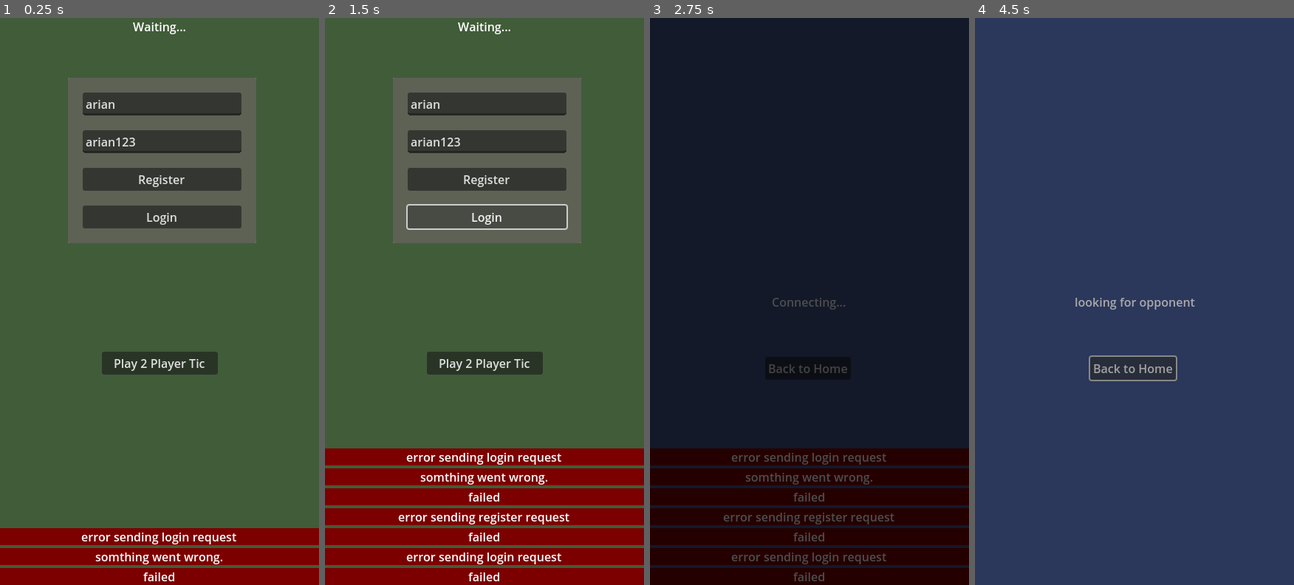
Above: before the commit, frames 1-4 (left to right).
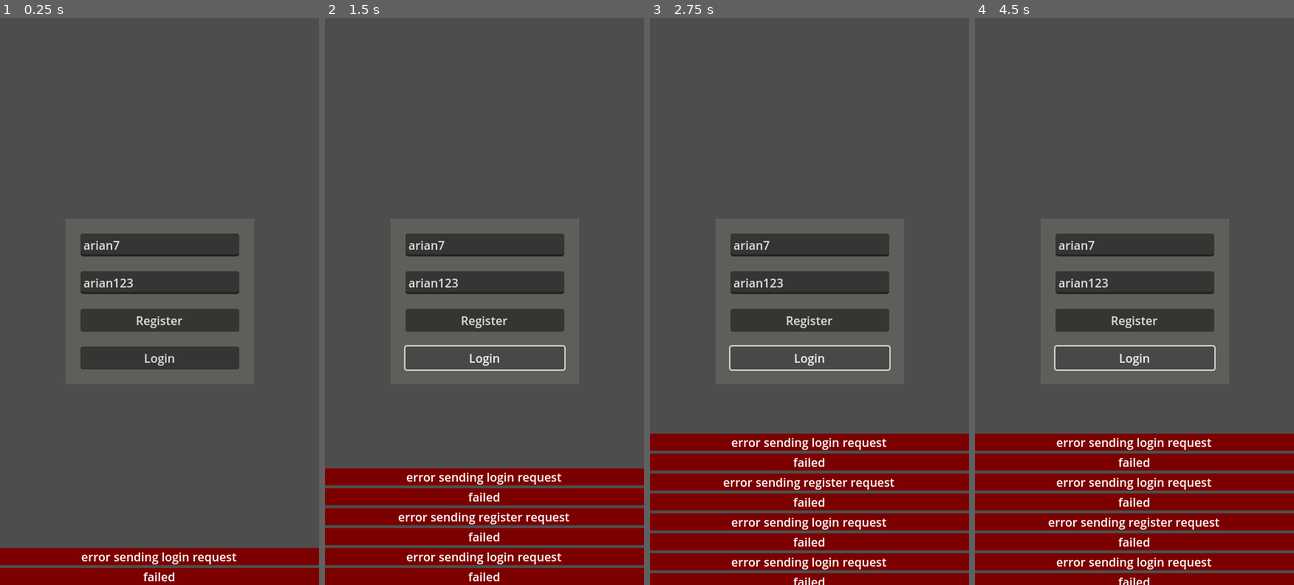
Above: after the commit, the same moments.

Repository: arian-nj/oldtix
Game: Godot game, scene res://Scenes/SceneManager/SceneManager.tscn
Two runs of this game, one before a commit and one after it. Both use one fixed random seed, a clock stepped at 60 frames per second and the inputs below.
Inputs (mouse positions are in pixels of both pictures, inside the frame that each line leads up to):
- Up to frame 1 (0.25 s): no input
- Up to frame 2 (1.5 s): click "Register" at 0.5 s; click "Login" at 1.25 s
- Up to frame 3 (2.75 s): click (809, 363) at 2 s, where only the run before the commit has a clickable "Play 2 Player Tic"
- Up to frame 4 (4.5 s): click (1134, 363) at 2.75 s, where only the run before the commit has a clickable "Play 2 Player Tic"; click (1134, 318) at 3.5 s, where only the run after the commit has a clickable "Register"; click (1134, 358) at 4.25 s, where only the run after the commit has a clickable "Login"

The runs differ from the first frame. In frame 1, 26% of the frame differs, in the area x 0-100%, y 0-97%; in frame 2, 25%; in frame 3, 99%; in frame 4, 100%, in the area x 0-100%, y 0-100%.

Commit message:
ws shutdown && me Account

Diff:
--- /dev/null
+++ b/game/Netw/KAccount.gd
@@ -0,0 +1,79 @@
+class_name KAccountClass extends Node
+
+# Global value
+@onready var MyAccount:Account
+@onready var Auth_Token:String = ""
+
+## Signals
+signal LoggedIn
+signal GotMe
+
+## Consts
+const RegisterUrl:String = Katana.HttpBaseUrl + "/user/register"
+const TokenUrl:String = Katana.HttpBaseUrl + "/user/token"
+
+const MeUrl:String = Katana.HttpBaseUrl + "/user/me"
+
+
+class Account:
+	var id:int
+	var username:String
+	var display_name:String
+	var bio:String
+	var coin:int
+
+func _ready() -> void:
+	await LoggedIn
+	await RefetchME()
+	GotMe.emit()
+
+# token
+func set_token(token:String)->void:
+	Auth_Token = token
+	LoggedIn.emit()
+
+# header
+func AddAuthHeader(headers:PackedStringArray = [])->PackedStringArray:
+	headers.append("Authorization: Bearer "+Auth_Token)
+	return headers
+
+func RefetchME()->Account:
+	var me:Account = await _get_me()
+	if me == null:
+		print_debug("can't get user data")
+		return
+	MyAccount = me
+	return MyAccount
+
+func _get_me()->Account:
+	var http_req_node:HTTPRequest = HTTPRequest.new()
+	Katana.add_child(http_req_node)
+
+	var err :int = http_req_node.request(MeUrl,AddAuthHeader(),HTTPClient.METHOD_GET)
+	if err != OK:
+		print_debug("here1")
+		return null
+	var response:Variant = await http_req_node.request_completed
+	http_req_node.queue_free()
+
+	var result:int = response[0]
+	if result != OK:
+		print_debug(result)
+
+	var response_code:int = response[1]
+	if response_code != HTTPClient.RESPONSE_OK:
+		print_debug(response_code)
+		print_debug("here2")
+		return null
+
+	# var _headers = response[2] # <-- not used
+
+	var body_byte:PackedByteArray = response[3]
+	var body_content:Variant = JSON.parse_string(body_byte.get_string_from_utf8())
+
+	var me :Account = Account.new()
+	me.username = body_content["username"]
+	me.display_name = body_content["display_name"]
+	me.bio = body_content["bio"]
+	me.coin = body_content["coin"]
+	return me
--- /dev/null
+++ b/game/Netw/KEvent.gd
@@ -0,0 +1,33 @@
+class_name KEvent extends Node
+
+# Event class for encapsulating event data
+class Event:
+	var type: String
+	var data: String
+
+	func to_json() -> String:
+		return JSON.stringify({
+			"type": type,
+			"data": data
+		})
+
+	func from_json(json_string: String) -> bool:
+		var data_dict:Variant = JSON.parse_string(json_string)
+		if data_dict == null:
+			return false
+
+		if "type" not in data_dict and "data" not in data_dict:
+			return false
+
+		type = data_dict["type"]
+		data = data_dict["data"]
+
+		return true
+
+
+const TYPE_CHAT:String = "chat"
+const TYPE_STATUS:String = "status"
+const TYPE_MAKE_MATCH:String = "make_match"
+const TYPE_MATCH_FOUND:String = "match_found"
+
+const MESSAGE_CONNECTED:String = "connected"
--- a/game/Netw/Katana.gd
+++ b/game/Netw/Katana.gd
@@ -1,22 +1,10 @@
 extends Node
 
-var IPAddr:String = "192.168.121.205"
-var PortAddr:String = "4444"
-var BaseUrl:String = IPAddr+":"+PortAddr
-var HttpBaseUrl:String = "http://"+BaseUrl
-var WsBaseUrl:String = "ws://"+BaseUrl
 
-var StatusUrl:String = HttpBaseUrl + "/status"
+const IPAddr:String = "192.168.6.205"
+const PortAddr:String = "4444"
+const BaseUrl:String = IPAddr
+const HttpBaseUrl:String = "http://"+BaseUrl +":4444"
+const WsBaseUrl:String = "ws://"+BaseUrl +":4445"
 
-var RegisterUrl:String = HttpBaseUrl + "/user/register"
-var TokenUrl:String = HttpBaseUrl + "/user/token"
-
-var Auth_Token:String = ""
-
-func AddAuthHeader(headers:PackedStringArray)->PackedStringArray:
-	headers.append("Authorization: Bearer "+Auth_Token)
-	return headers
-
-func set_token(token:String)->void:
-	Auth_Token = token
-# func _on_status_request_completed(_result: int, _response_code: int, _headers: PackedStringArray, _body: PackedByteArray)->void:
+const StatusUrl:String = HttpBaseUrl + "/status"
--- a/game/Netw/KatanaSocket.gd
+++ b/game/Netw/KatanaSocket.gd
@@ -1,37 +1,16 @@
 class_name KatanaSocket extends Node
 
-signal new_event(e:Event)
+signal new_event(e:KEvent.Event)
+# func _on_new_event(e:KEvent.Event)->void:
+# 	pass
 
 # WebSocket instance
 var socket:WebSocketPeer = WebSocketPeer.new()
 
-# Event class for encapsulating event data
-class Event:
-	var type: String
-	var data: String
-
-	func to_json() -> String:
-		return JSON.stringify({
-			"type": type,
-			"data": data
-		})
-
-	func from_json(json_string: String) -> bool:
-		var data_dict:Variant = JSON.parse_string(json_string)
-		if data_dict == null:
-			return false
-
-		if "type" not in data_dict and "data" not in data_dict:
-			return false
-
-		type = data_dict["type"]
-		data = data_dict["data"]
-
-		return true
 
 # Sends an event through the WebSocket
 func send_event(event_type: String, event_data: String) -> void:
-	var event:Event = Event.new()
+	var event:KEvent.Event = KEvent.Event.new()
 	event.type = event_type
 	event.data = event_data
 	socket.send_text(event.to_json())
@@ -39,22 +18,22 @@
 # Initializes the WebSocket connection
 func _ready() -> void:
 	print("Starting connection...")
-	var ws_url:String = Katana.WsBaseUrl + "/ws?auth_token=" + Katana.Auth_Token
+	var ws_url:String = Katana.WsBaseUrl + "/ws?auth_token=" + KAccount.Auth_Token
 	var err:int = socket.connect_to_url(ws_url)
 	if err != OK:
 		print("Unable to connect")
 		set_process(false)
 
 
-
+var state:int
 # Processes incoming WebSocket data
 func _process(_delta: float) -> void:
 	socket.poll()
 
-	match socket.get_ready_state():
+	state = socket.get_ready_state()
+	match state:
 		WebSocketPeer.STATE_OPEN:
-			pass
-			# _handle_open_state()
+			_handle_open_state()
 
 		WebSocketPeer.STATE_CLOSING:
 			print("WebSocket is closing...")
@@ -66,15 +45,14 @@
 func _handle_open_state() -> void:
 	while socket.get_available_packet_count() > 0:
 		var message:String = socket.get_packet().get_string_from_utf8()
-		print("Received data: ", message)
-		var event:Event = Event.new()
+		var event:KEvent.Event = KEvent.Event.new()
 		if not event.from_json(message):
 			print("Failed to parse message: ", message)
 		else:
 			_handle_event(event)
 
 # Handles incoming events (to be extended)
-func _handle_event(event: Event) -> void:
+func _handle_event(event: KEvent.Event) -> void:
 	print("Event received: ", event.type, " - ", event.data)
 	new_event.emit(event)
 
@@ -83,4 +61,14 @@
 	var code:int = socket.get_close_code()
 	var reason:String = socket.get_close_reason()
 	print("WebSocket closed with code: %d, reason: %s" % [code, reason])
+	ErrorBoard.new_error("WebSocket closed with code: %d, reason: %s" % [code, reason],ErrorClass.ErrorLevel)
 	set_process(false)
+	var node_parent:Node = get_parent()
+	if node_parent is SceneLevel:
+		var scene_parent:SceneLevel = node_parent
+		await  get_tree().create_timer(1).timeout
+		scene_parent.manager_change_scene.emit(SceneManger.Levels.MainMenu)
+
+func _notification(what: int) -> void:
+	if what == NOTIFICATION_APPLICATION_FOCUS_OUT:
+		print("out")
--- a/game/Scenes/GameTic2/States/ConnectingState.gd
+++ b/game/Scenes/GameTic2/States/ConnectingState.gd
@@ -7,6 +7,7 @@
 func Enter()->void:
 	status_label.text = "Connecting..."
 	var state:int = ws.socket.get_ready_state()
-	if state != WebSocketPeer.STATE_OPEN:
+	while state != WebSocketPeer.STATE_OPEN:
 		await get_tree().create_timer(.2).timeout
+		state = ws.socket.get_ready_state()
 	Transition.emit(self,"match_making")
--- a/game/Scenes/GameTic2/States/MatchMaking.gd
+++ b/game/Scenes/GameTic2/States/MatchMaking.gd
@@ -6,3 +6,9 @@
 
 func Enter()->void:
 	status_label.text = "looking for opponent"
+	ws.send_event(KEvent.TYPE_MAKE_MATCH,"me")
+	ws.new_event.connect(_on_new_event)
+
+func _on_new_event(e:KEvent.Event)->void:
+	if e.type == KEvent.TYPE_MATCH_FOUND:
+		status_label.text = "match Found"
--- /dev/null
+++ b/game/Scenes/Loading/loading.tscn
@@ -0,0 +1,9 @@
+[gd_scene load_steps=3 format=3 uid="uid://diswtcr1glloo"]
+
+[ext_resource type="Script" path="res://Scenes/Loading/loading_canvas.gd" id="1_f2nl5"]
+[ext_resource type="PackedScene" uid="uid://ce0yc13k6n5f0" path="res://Scenes/LoginPanel/LoginPanel.tscn" id="2_cb7xp"]
+
+[node name="Loading" type="CanvasLayer"]
+script = ExtResource("1_f2nl5")
+
+[node name="LoginPanel" parent="." instance=ExtResource("2_cb7xp")]
--- /dev/null
+++ b/game/Scenes/Loading/loading_canvas.gd
@@ -0,0 +1,6 @@
+extends SceneLevel
+
+func OnLoaded()->void:
+	await KAccount.LoggedIn
+	await KAccount.GotMe
+	manager_change_scene.emit(SceneManger.Levels.MainMenu)
--- a/game/Scenes/LoginPanel/login_panel.gd
+++ b/game/Scenes/LoginPanel/login_panel.gd
@@ -4,6 +4,8 @@
 @export var passwordField:LineEdit
 
 func _ready()->void:
+	var r:int = randi()%10
+	usernameField.text += str(r)
 	_on_login_button_pressed()
 
 func _on_register_button_pressed() -> void:
@@ -20,7 +22,7 @@
 	add_child(http_req)
 	http_req.request_completed.connect(_on_register_request_completed)
 
-	var err:int = http_req.request(Katana.RegisterUrl,[],HTTPClient.METHOD_POST,json_data_strin)
+	var err:int = http_req.request(KAccount.RegisterUrl,[],HTTPClient.METHOD_POST,json_data_strin)
 	if err != OK:
 		print_debug(err)
 		ErrorBoard.new_error("error sending register request",ErrorClass.ErrorLevel)
@@ -56,7 +58,7 @@
 	add_child(http_req)
 	http_req.request_completed.connect(_on_token_request_completed)
 
-	var err:int = http_req.request(Katana.TokenUrl,[],HTTPClient.METHOD_POST,json_data_strin)
+	var err:int = http_req.request(KAccount.TokenUrl,[],HTTPClient.METHOD_POST,json_data_strin)
 	if err != OK:
 		print_debug(err)
 		ErrorBoard.new_error("error sending login request",ErrorClass.ErrorLevel)
@@ -71,7 +73,7 @@
 		ErrorBoard.new_error("You're In",ErrorClass.SuccessLevel)
 		var tokenBodyJson :Variant = JSON.parse_string(body.get_string_from_utf8())
 		var new_token:String = tokenBodyJson["AuthenticationToken"]
-		Katana.set_token(new_token)
+		KAccount.set_token(new_token)
 		self.visible = false
 
 	elif response_code == HTTPClient.RESPONSE_UNPROCESSABLE_ENTITY:
--- a/game/Scenes/MainMenu/MainMenu.tscn
+++ b/game/Scenes/MainMenu/MainMenu.tscn
@@ -2,7 +2,7 @@
 
 [ext_resource type="Script" path="res://Scenes/MainMenu/main_menu_canvas.gd" id="1_c7oo3"]
 [ext_resource type="Script" path="res://Scenes/MainMenu/main_menu.gd" id="1_cdkru"]
-[ext_resource type="PackedScene" uid="uid://ce0yc13k6n5f0" path="res://Scenes/LoginPanel/LoginPanel.tscn" id="3_sg7ab"]
+[ext_resource type="Script" path="res://Scenes/MainMenu/UserData/user_data.gd" id="4_1k8vq"]
 
 [node name="MainMenu" type="CanvasLayer"]
 script = ExtResource("1_c7oo3")
@@ -50,10 +50,36 @@
 grow_vertical = 2
 text = "Play 2 Player Tic"
 
-[node name="LoginPanel" parent="." instance=ExtResource("3_sg7ab")]
-offset_left = -124.0
-offset_top = -278.0
-offset_right = 131.0
-offset_bottom = -105.0
+[node name="UserData" type="Control" parent="." node_paths=PackedStringArray("UsernameLabel")]
+layout_mode = 3
+anchors_preset = 7
+anchor_left = 0.5
+anchor_top = 1.0
+anchor_right = 0.5
+anchor_bottom = 1.0
+offset_left = -20.0
+offset_top = -40.0
+offset_right = 20.0
+grow_horizontal = 2
+grow_vertical = 0
+size_flags_horizontal = 4
+size_flags_vertical = 4
+script = ExtResource("4_1k8vq")
+UsernameLabel = NodePath("Username")
+
+[node name="Username" type="Label" parent="UserData"]
+layout_mode = 1
+anchors_preset = 7
+anchor_left = 0.5
+anchor_top = 1.0
+anchor_right = 0.5
+anchor_bottom = 1.0
+offset_left = -40.0
+offset_top = -55.0
+offset_right = 40.0
+offset_bottom = -32.0
+grow_horizontal = 2
+grow_vertical = 0
+text = "Username"
 
 [connection signal="pressed" from="MainMenu/PlayTic2Button" to="." method="_on_play_tic_2_button_pressed"]
--- /dev/null
+++ b/game/Scenes/MainMenu/UserData/user_data.gd
@@ -0,0 +1,6 @@
+extends Control
+
+@export var UsernameLabel:Label
+
+func _ready() -> void:
+	UsernameLabel.text = KAccount.MyAccount.username
--- a/game/Scenes/SceneManager/SceneManager.tscn
+++ b/game/Scenes/SceneManager/SceneManager.tscn
@@ -1,7 +1,7 @@
 [gd_scene load_steps=6 format=3 uid="uid://c6gfbvcn354fp"]
 
 [ext_resource type="Script" path="res://Scenes/SceneManager/scene_manager.gd" id="1_bwd3w"]
-[ext_resource type="PackedScene" uid="uid://bqn77wpg3cj3y" path="res://Scenes/MainMenu/MainMenu.tscn" id="2_qoiuy"]
+[ext_resource type="PackedScene" uid="uid://diswtcr1glloo" path="res://Scenes/Loading/loading.tscn" id="2_2qq82"]
 
 [sub_resource type="Animation" id="Animation_qoiuy"]
 resource_name = "fade_in"
@@ -43,10 +43,10 @@
 
 [node name="SceneManager" type="Node" node_paths=PackedStringArray("current_level", "anim")]
 script = ExtResource("1_bwd3w")
-current_level = NodePath("MainMenu")
+current_level = NodePath("Loading")
 anim = NodePath("AnimationPlayer")
 
-[node name="MainMenu" parent="." instance=ExtResource("2_qoiuy")]
+[node name="Loading" parent="." instance=ExtResource("2_2qq82")]
 
 [node name="AnimationPlayer" type="AnimationPlayer" parent="."]
 libraries = {
--- a/game/Scenes/SceneManager/scene_level_base.gd
+++ b/game/Scenes/SceneManager/scene_level_base.gd
@@ -8,8 +8,9 @@
 func load_level_parameters(new_level_parameters:Dictionary) -> void:
 	level_parameters = new_level_parameters
 
-func on_loaded() -> void:
+func OnLoaded() -> void:
+	manager_change_scene.is_null()
 	pass
 
-func cleanup() -> void:
+func CleanUp() -> void:
 	queue_free()
--- a/game/Scenes/SceneManager/scene_manager.gd
+++ b/game/Scenes/SceneManager/scene_manager.gd
@@ -9,10 +9,12 @@
 }
 
 func _ready() -> void:
-	current_level.manager_change_scene.connect(_handle_level_change)
-	current_level.on_loaded()
+	current_level.manager_change_scene.connect(handle_level_change)
+	current_level.OnLoaded()
 
-func _handle_level_change(change_level_to:Levels) -> void:
+
+func handle_level_change(change_level_to:Levels)->void:
+	# var start_time:float = Time.get_unix_time_from_system()
 	var next_level_name:String = ""
 
 	match change_level_to:
@@ -43,10 +45,12 @@
 	await anim.animation_finished
 
 
-	current_level.cleanup()
+	current_level.CleanUp()
 	current_level = next_level
-	current_level.manager_change_scene.connect(_handle_level_change)
-	current_level.on_loaded()
+	current_level.manager_change_scene.connect(handle_level_change)
+	current_level.OnLoaded()
+	# var end_time:float = Time.get_unix_time_from_system()
+	# print(end_time-start_time - 1)
 
 
 
--- a/game/Scenes/States/State.gd
+++ b/game/Scenes/States/State.gd
@@ -4,14 +4,15 @@
 signal Transition(state:State,new_state_name:String)
 
 func Enter()->void:
+    Transition.is_null()
     pass
 
 func Exit()->void:
     pass
 
 
-func Update(delta:float)->void:
+func Update(_delta:float)->void:
     pass
 
-func Physics_Update(delta:float)->void:
+func Physics_Update(_delta:float)->void:
     pass
--- a/game/project.godot
+++ b/game/project.godot
@@ -19,6 +19,7 @@
 
 ErrorBoard="*res://Scenes/ErrorBoard/error_board.tscn"
 Katana="*res://Netw/Katana.gd"
+KAccount="*res://Netw/KAccount.gd"
 
 [debug]
 
Not shown: 1 places in game/Scenes/GameTic2/GameTic2.tscn that only renumber resources
Not shown: 1 places in game/Scenes/LoginPanel/LoginPanel.tscn that only renumber resources
Not shown, removed: backend/cmd/api/game.go
Not shown, removed: backend/cmd/api/helpers.go
Not shown, removed: backend/cmd/api/main.go
Not shown, removed: backend/cmd/api/wshandler.go
Not shown, added: backend/cmd/hokm2/game.go
Not shown, added: backend/cmd/hokm2/http_upgrade.go
Not shown, added: backend/cmd/hokm2/main.go
Not shown, added: backend/cmd/hokm2/match_making.go
Not shown, added: backend/cmd/hokm2/routes.go
Not shown, added: backend/cmd/hokm2/structs.go
(and 15 more such lines)
